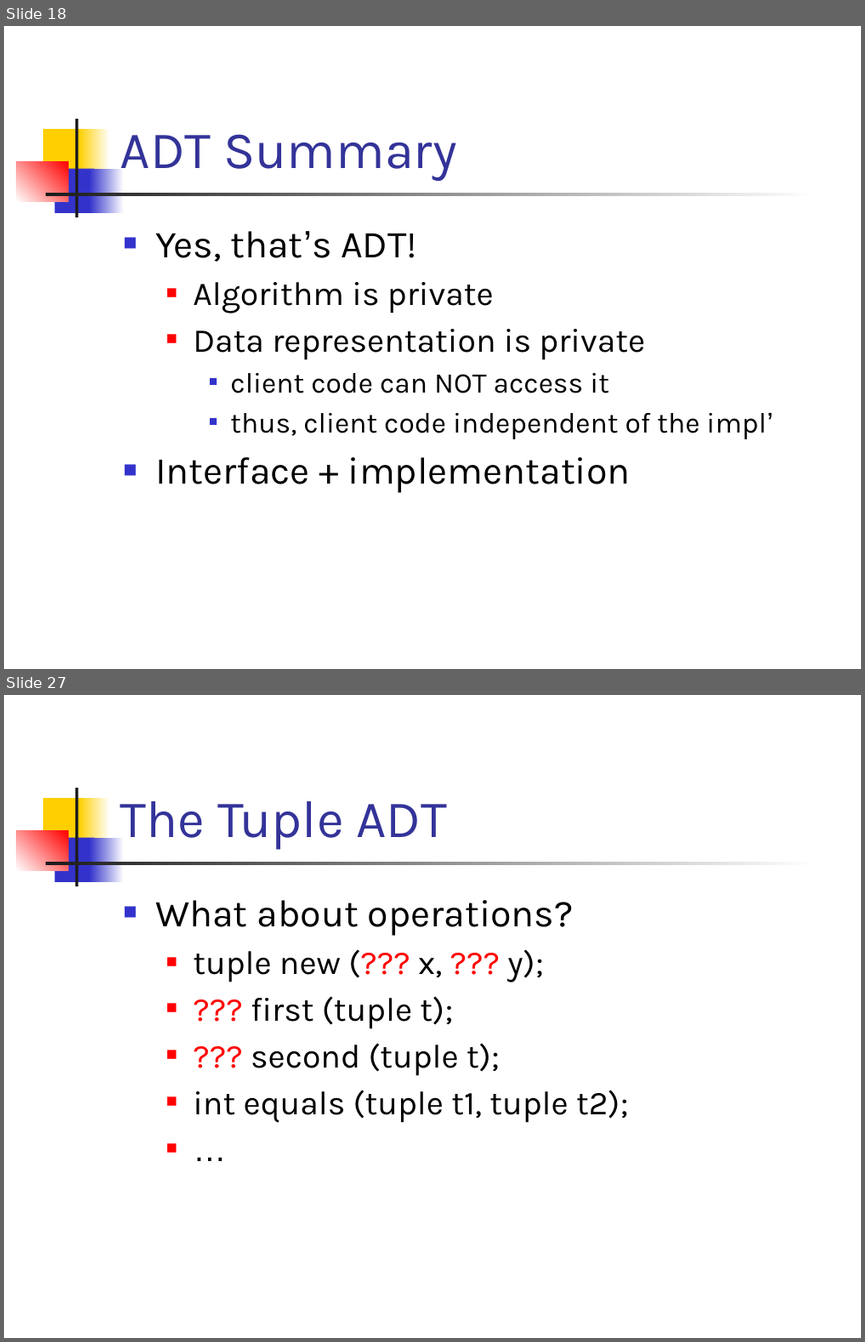
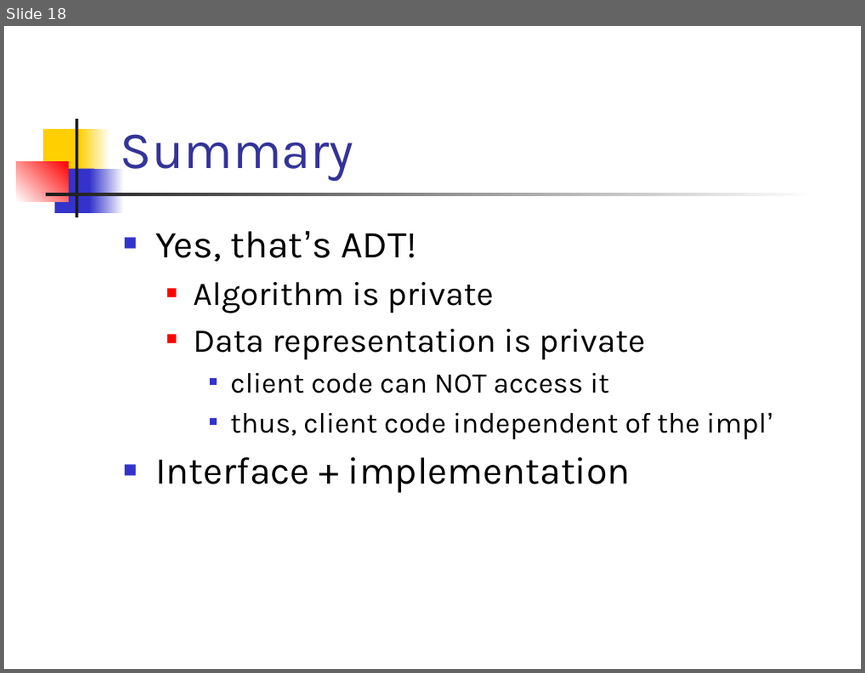
Before and after one commit to csslab-ustc/csslab-ustc.github.io, a slide deck: courses/sysprog/slides/lec10-adt.pptx. Shown one above the other, each under a label of ours: slides 18 and 27 before the commit, slide 18 after it; the slides between them are not shown. The pictures are 865x1342 and 865x673 pixels, drawn with LibreOffice and Linux fonts; fonts in the diff are those of the drawing. Boxes give left, top, right and bottom in pixels: in the first picture for what was removed or moved away, otherwise in the second. Text is boxed around its words. In the diff, an @@ line names an element or a change of style, - is before the commit and + after.

```diff
--- a/courses/sysprog/slides/lec10-adt.pptx
+++ b/courses/sysprog/slides/lec10-adt.pptx
@@ slide 27 removed at [4, 695, 861, 1338], background #FFFFFF; not listed: 7 template elements that a slide beside it also shows @@
@@ title removed at [120, 801, 447, 850] @@
-The Tuple ADT
@@ text removed at [155, 900, 629, 1123] @@
-■ What about operations?
-  ■ tuple new (??? x, ??? y);
-  ■ ??? first (tuple t);
-  ■ ??? second (tuple t);
-  ■ int equals (tuple t1, tuple t2);
-  ■ …
@@ slide 18 changed as well @@
@@ title at [120, 134, 353, 181]: text changed @@
-ADT Summary
+Summary
```
Also in this commit, not shown: 8 other slides changed, 29 other slides removed, 3 other files.
